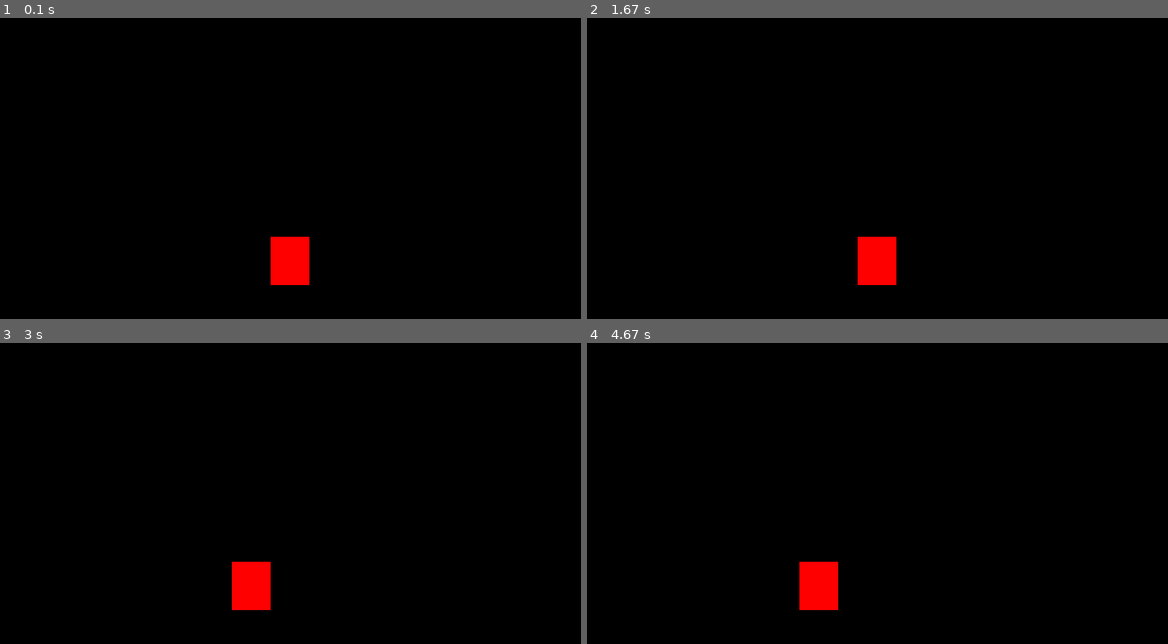
Above: before the commit, frames 1-4 (two rows, left to right).
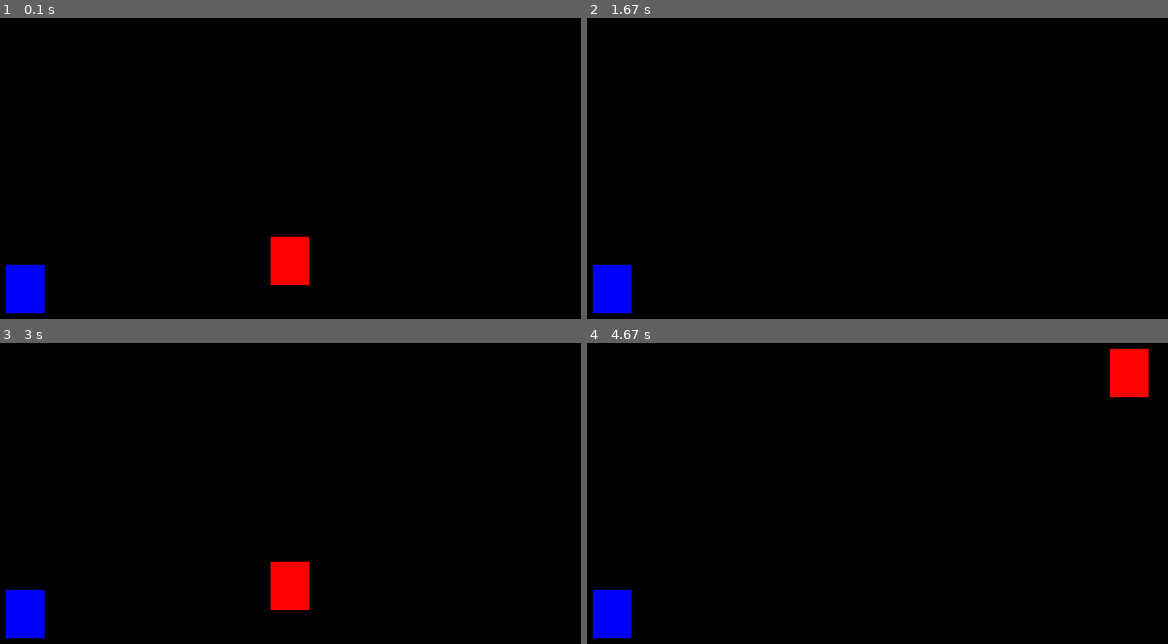
Above: after the commit, the same moments.

Repository: Mizogamii/PBL2
Game: pygame game, started from testePyGame.py
Two runs of this game, one before a commit and one after it. Both use one fixed random seed, a clock stepped at 60 frames per second and the inputs below.
Inputs:
- Up to frame 1 (0.1 s): no input
- Up to frame 2 (1.67 s): hold D 0.33-0.8 s; hold W 0.83-1.13 s; hold D 1.17-1.63 s
- Up to frame 3 (3 s): hold A 1.67-2.2 s; hold S 2.23-2.53 s; hold A 2.57-2.97 s
- Up to frame 4 (4.67 s): hold W 3-3.37 s; hold D 3.4-4.03 s; hold A from 4.47 s (still down)

The runs differ from the first frame. In frame 1, 1.1% of the frame differs, in the area x 1-8%, y 81-99%; in frame 2, 2.1%; in frame 3, 3.2%, in the area x 1-54%, y 72-99%; in frame 4, 3.2%.

Commit message:
Update testePyGame.py

Diff:
--- a/testePyGame.py
+++ b/testePyGame.py
@@ -1,14 +1,18 @@
 import pygame
 from pygame.locals import *
-
 from sys import exit
+from random import randint
 
 pygame.init()
 
 largura = 640
 altura = 480
+
 x = largura / 2
 y = altura / 2
+
+x_azul = randint(40,600)
+y_azul = randint(50,430)
 
 tela = pygame.display.set_mode((largura, altura))
 
@@ -19,14 +23,43 @@
 while True:
     relogio.tick(30)
     tela.fill((0,0,0))
+
     for event in pygame.event.get():
         if event.type == QUIT:
             pygame.quit()
             exit()
+
+        """#Nesse formato ele só anda de um em um:
         if event.type == KEYDOWN:
             if event.key == K_a:
                 x = x - 20
-    pygame.draw.rect(tela, (255,0,0), (x,y,40,50))
+            if event.key == K_d:
+                x = x + 20
+            if event.key == K_w:
+                y = y - 20
+            if event.key == K_s:
+                y = y + 20"""
+
+    #Já dessa forma se continuar apertando ele anda
+    if pygame.key.get_pressed()[K_a]:
+        x = x - 20
+
+    if pygame.key.get_pressed()[K_d]:
+        x = x + 20
+
+    if pygame.key.get_pressed()[K_w]:
+        y = y - 20
+
+    if pygame.key.get_pressed()[K_s]:
+        y = y + 20
+
+    ret_vermelho = pygame.draw.rect(tela, (255,0,0), (x,y,40,50))
+    ret_azul = pygame.draw.rect(tela, (0,0,255), (x_azul,y_azul,40,50))
+
+    #Aqui o colliderect verifica se um "sobrepós" o outro, nesse caso vai verificar se o vermelho sobrepós o azul
+    if ret_vermelho.colliderect(ret_azul):
+        x_azul = randint(40,600)
+        y_azul = randint(50,430)
 
     """if y >= altura:
         y = 0
